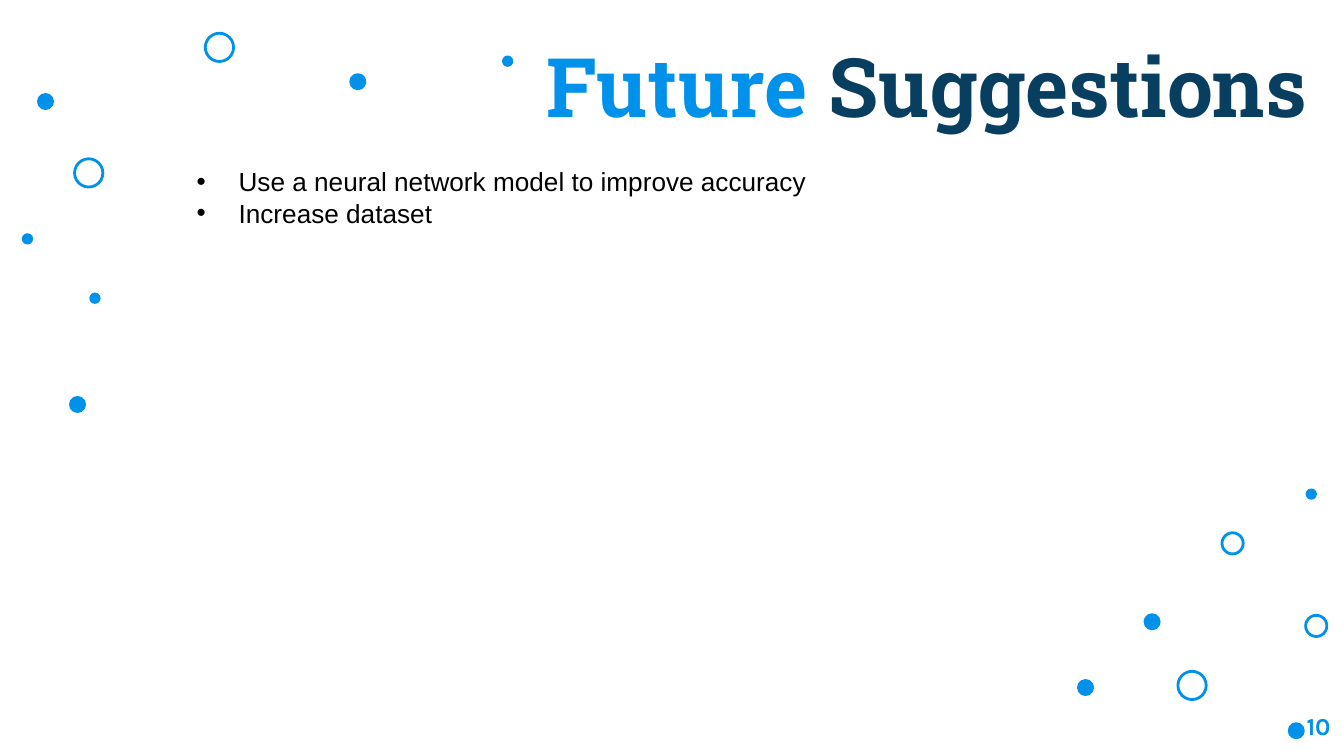
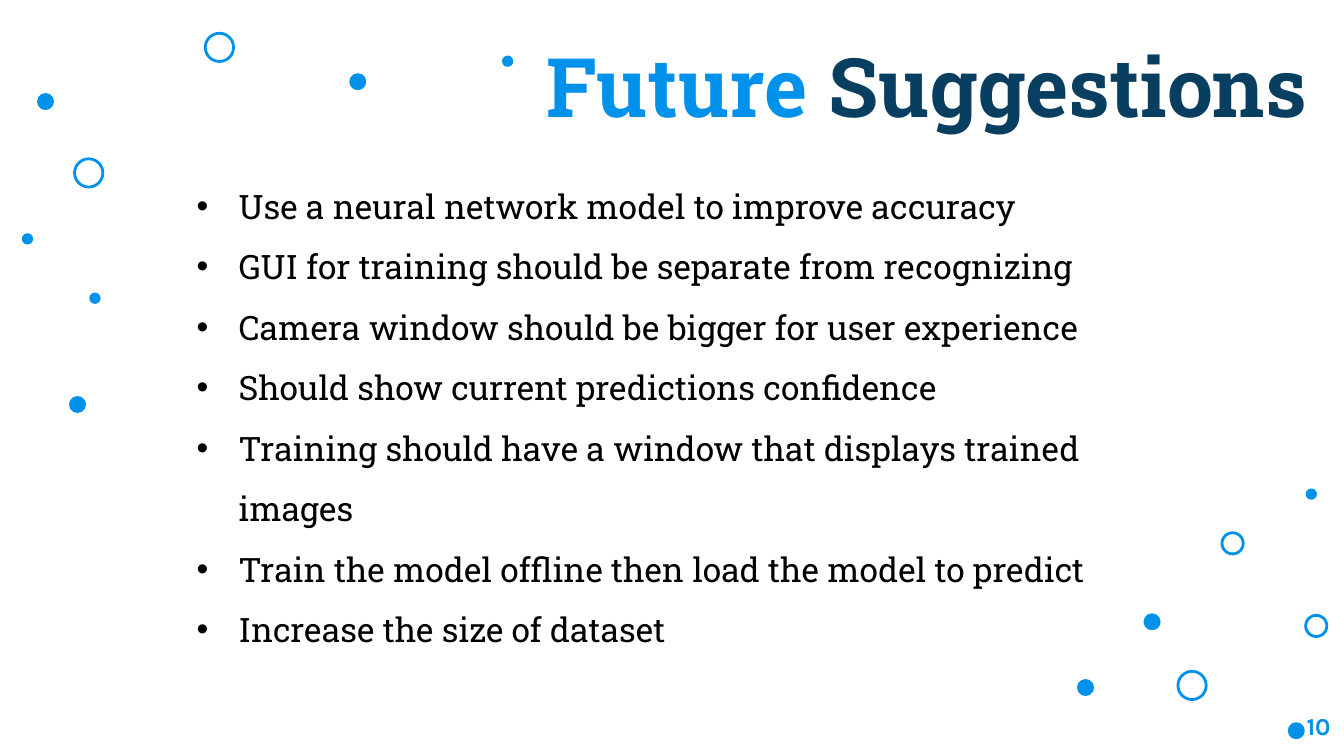
Before and after one commit to cs-Guy/AIProject, a slide deck: slide 10 of THSL ALPHA 1.0/present-to-mor.pptx. Drawn at 1344x756 pixels with LibreOffice and Linux fonts; fonts in the diff are those of the drawing; background and template pictures are left out. Boxes give left, top, right and bottom in pixels: in the first picture for what was removed or moved away, otherwise in the second. Text is boxed around its words. In the diff, an @@ line names an element or a change of style, - is before the commit and + after.

```diff
--- a/THSL ALPHA 1.0/present-to-mor.pptx
+++ b/THSL ALPHA 1.0/present-to-mor.pptx
@@ text at [239, 193, 1015, 226]: size 14 to 18 pt, font Arial to Roboto Slab in "Use a neural network model to improve ..."; line spacing 1 to 1.5 @@
@@ text at [239, 253, 1084, 643]: text changed; size 14 to 18 pt; font Arial to Roboto Slab @@
-• Increase dataset
+• GUI for training should be separate from recognizing
+• Camera window should be bigger for user experience
+• Should show current predictions confidence
+• Training should have a window that displays trained images
+• Train the model offline then load the model to predict
+• Increase the size of dataset
```
Also in this commit, not shown: 3 other slides changed.
